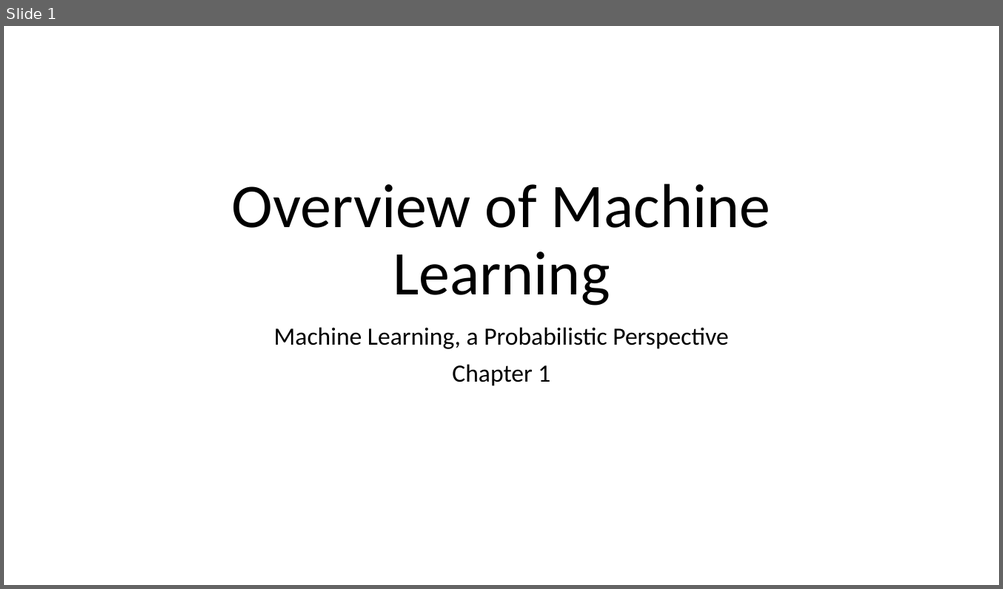
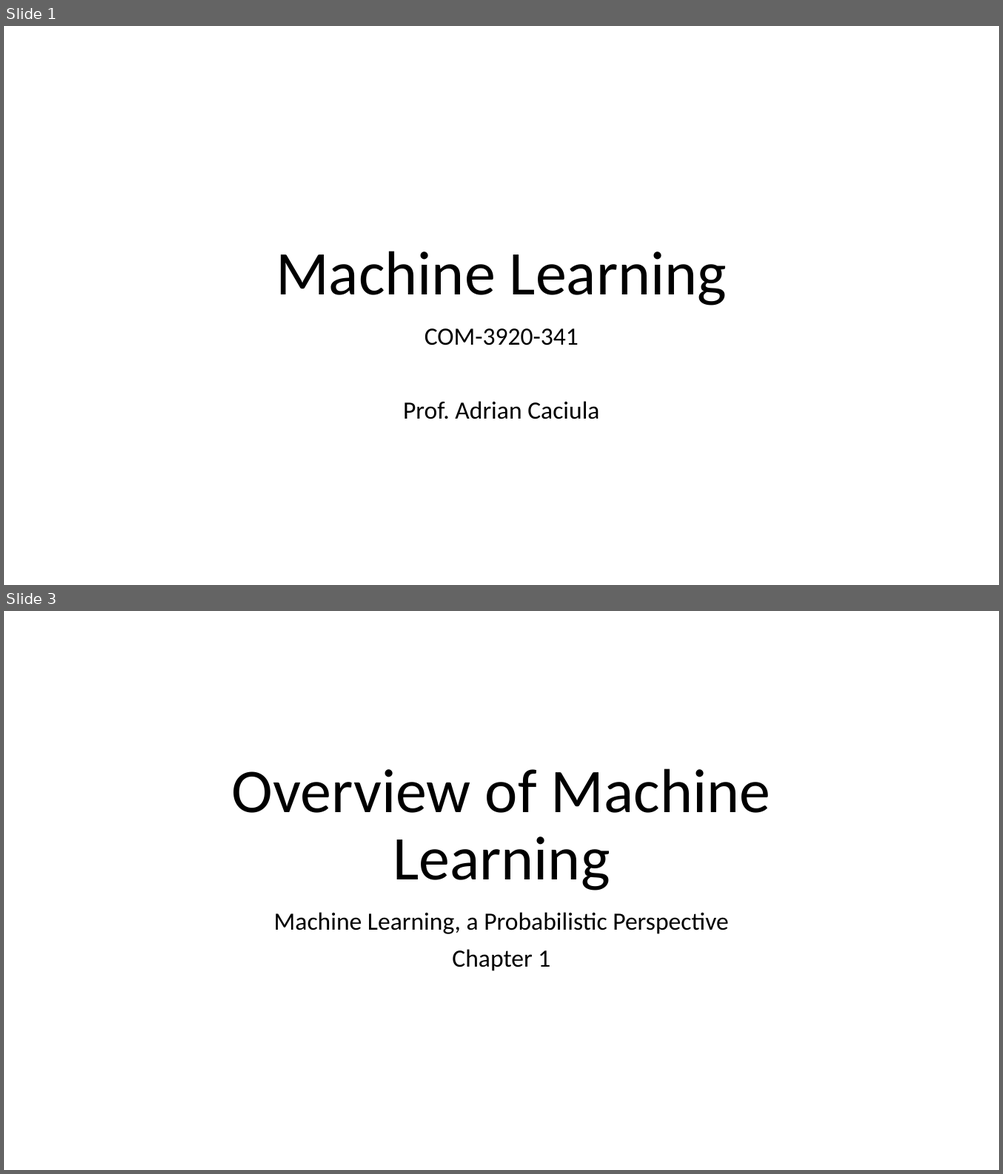
Before and after one commit to adrian-caciula/adrian-caciula.github.io, a slide deck: ml19/week1/ML_Ch1_v1.2.pptx. Shown one above the other, each under a label of ours: slide 1 before the commit, slides 1 and 3 after it; the slides between them are not shown. The pictures are 1003x589 and 1003x1174 pixels, drawn with LibreOffice and Linux fonts; fonts in the diff are those of the drawing. Boxes give left, top, right and bottom in pixels: in the first picture for what was removed or moved away, otherwise in the second. Text is boxed around its words. In the diff, an @@ line names an element or a change of style, - is before the commit and + after.

```diff
--- a/ml19/week1/ML_Ch1_v1.2.pptx
+++ b/ml19/week1/ML_Ch1_v1.2.pptx
@@ slide 1 added at [4, 26, 999, 585], background #FFFFFF @@
@@ title added at [276, 251, 726, 306], 60 pt, text #000000 @@
+Machine Learning
@@ subtitle added at [403, 329, 599, 420], 24 pt, text #000000 @@
+COM-3920-341
+Prof. Adrian Caciula
@@ what was slide 1 is now slide 3 @@
```
Also in this commit, not shown: 4 slides changed, 1 other slide added, 3 other files.
